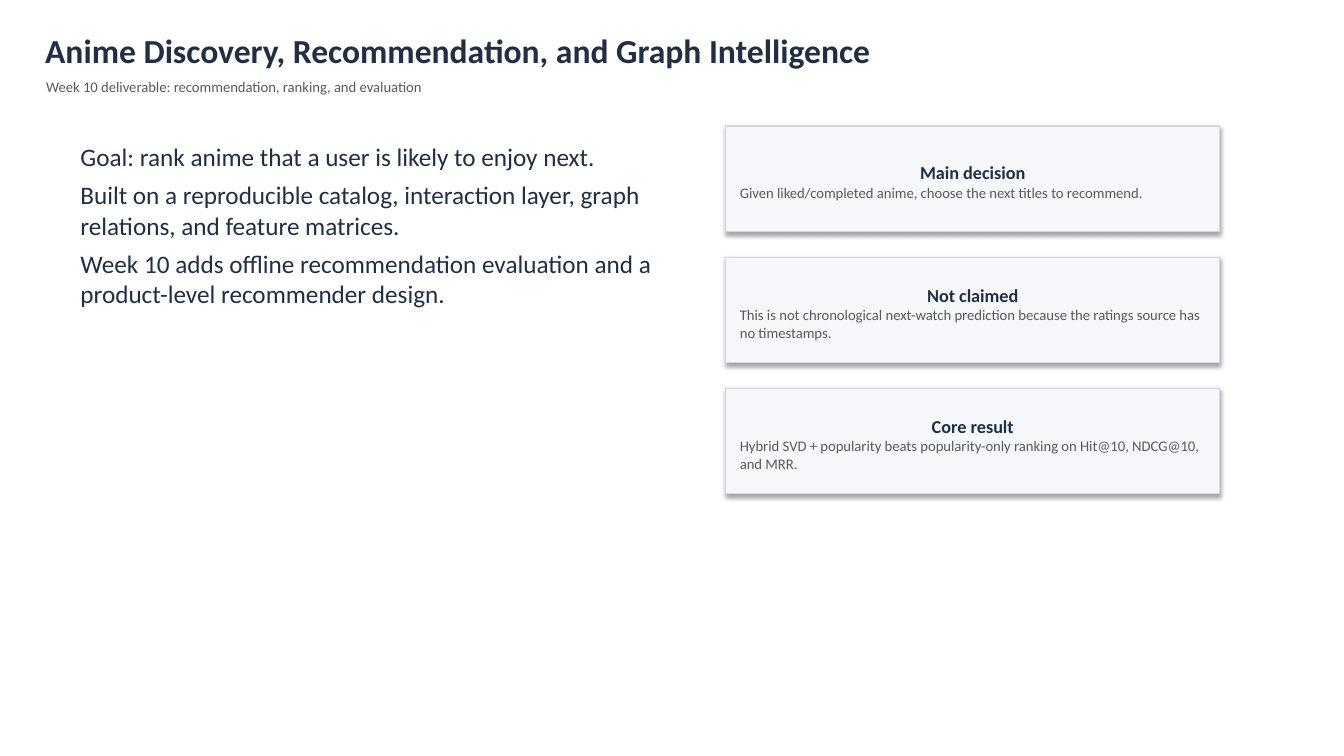
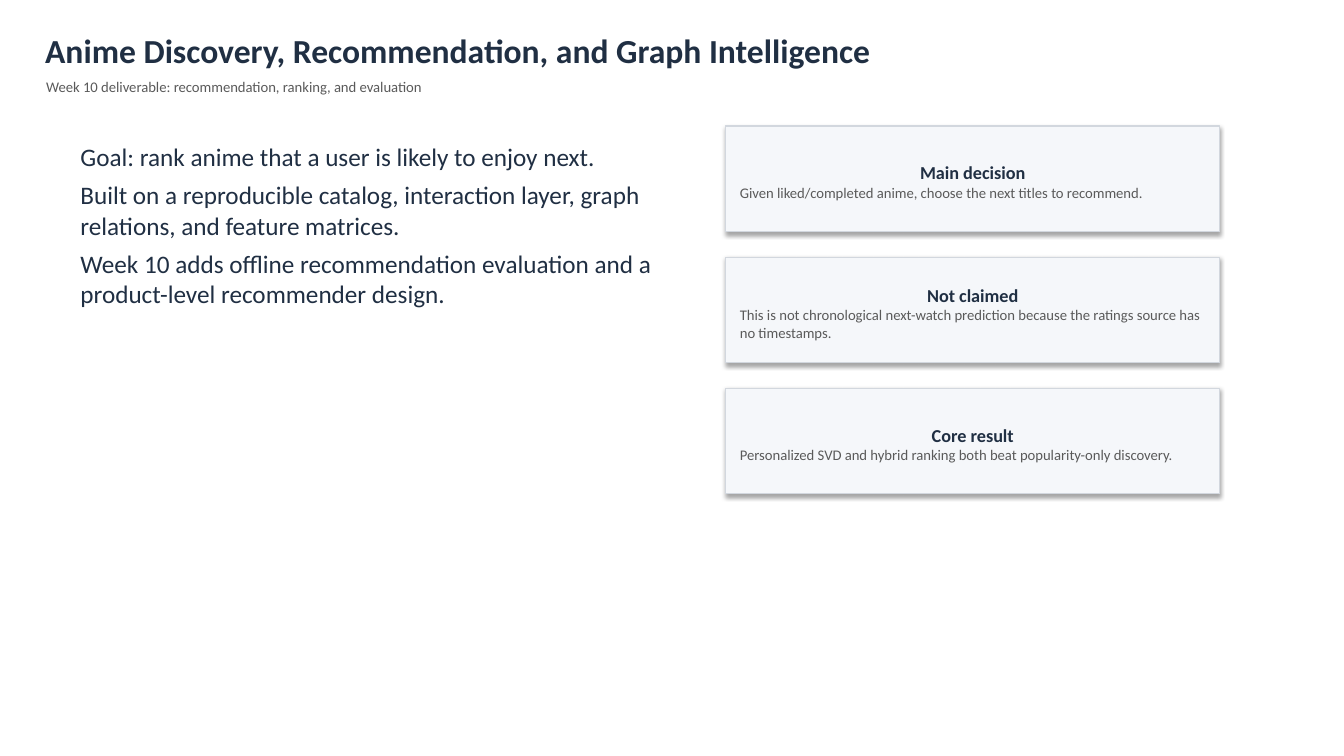
Before and after one commit to adecoss/anime-recommendation-system, a slide deck: slide 1 of reports/week10_recommendation_presentation.pptx. Drawn at 1344x756 pixels with LibreOffice and Linux fonts; fonts in the diff are those of the drawing. Boxes give left, top, right and bottom in pixels: in the first picture for what was removed or moved away, otherwise in the second. Text is boxed around its words. In the diff, an @@ line names an element or a change of style, - is before the commit and + after.

```diff
--- a/reports/week10_recommendation_presentation.pptx
+++ b/reports/week10_recommendation_presentation.pptx
@@ text in rectangle at (740, 450, 1173, 463): text changed @@
-Hybrid SVD + popularity beats popularity-only ranking on Hit@10, NDCG@10, and MRR.
+Personalized SVD and hybrid ranking both beat popularity-only discovery.
```
Also in this commit, not shown: 3 other slides changed, 14 other files.
